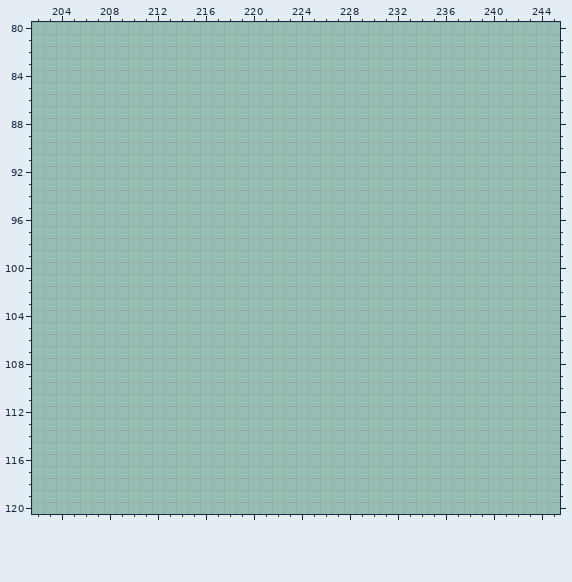
Two states of a pixel-art file, work/tileset.aseprite. The first picture shows the starting point.
256x256 pixels, 1 frame. Shown: x 202..245, y 80..120. The commit also changed other parts of the picture, which this record leaves out.
The result:
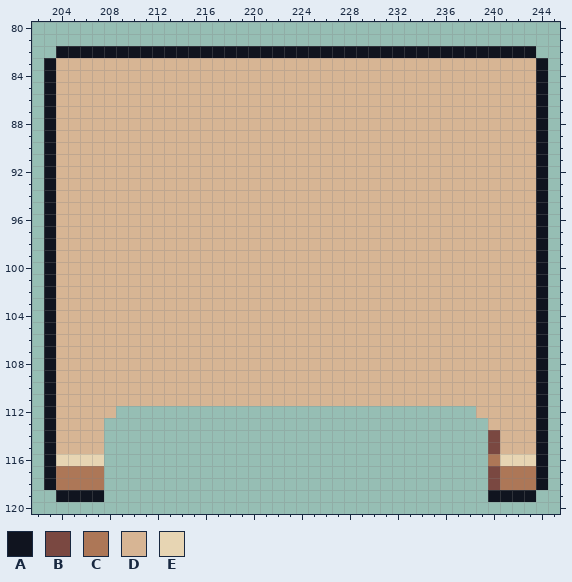
Palette (. is transparent): A #10141f  B #7a4841  C #ad7757  D #d7b594  E #e7d5b3
The edit:
--- layer "Tileset"
@@ x 202..245 @@
  81 ............................................
- 82 ............................................
- 83 ............................................
- 84 ............................................
- 85 ............................................
- 86 ............................................
- 87 ............................................
- 88 ............................................
- 89 ............................................
- 90 ............................................
- 91 ............................................
- 92 ............................................
- 93 ............................................
- 94 ............................................
- 95 ............................................
- 96 ............................................
- 97 ............................................
- 98 ............................................
- 99 ............................................
-100 ............................................
-101 ............................................
-102 ............................................
-103 ............................................
-104 ............................................
-105 ............................................
-106 ............................................
-107 ............................................
-108 ............................................
-109 ............................................
-110 ............................................
-111 ............................................
-112 ............................................
-113 ............................................
-114 ............................................
-115 ............................................
-116 ............................................
-117 ............................................
-118 ............................................
-119 ............................................
+ 82 ..AAAAAAAAAAAAAAAAAAAAAAAAAAAAAAAAAAAAAAAA..
+ 83 .ADDDDDDDDDDDDDDDDDDDDDDDDDDDDDDDDDDDDDDDDA.
+ 84 .ADDDDDDDDDDDDDDDDDDDDDDDDDDDDDDDDDDDDDDDDA.
+ 85 .ADDDDDDDDDDDDDDDDDDDDDDDDDDDDDDDDDDDDDDDDA.
+ 86 .ADDDDDDDDDDDDDDDDDDDDDDDDDDDDDDDDDDDDDDDDA.
+ 87 .ADDDDDDDDDDDDDDDDDDDDDDDDDDDDDDDDDDDDDDDDA.
+ 88 .ADDDDDDDDDDDDDDDDDDDDDDDDDDDDDDDDDDDDDDDDA.
+ 89 .ADDDDDDDDDDDDDDDDDDDDDDDDDDDDDDDDDDDDDDDDA.
+ 90 .ADDDDDDDDDDDDDDDDDDDDDDDDDDDDDDDDDDDDDDDDA.
+ 91 .ADDDDDDDDDDDDDDDDDDDDDDDDDDDDDDDDDDDDDDDDA.
+ 92 .ADDDDDDDDDDDDDDDDDDDDDDDDDDDDDDDDDDDDDDDDA.
+ 93 .ADDDDDDDDDDDDDDDDDDDDDDDDDDDDDDDDDDDDDDDDA.
+ 94 .ADDDDDDDDDDDDDDDDDDDDDDDDDDDDDDDDDDDDDDDDA.
+ 95 .ADDDDDDDDDDDDDDDDDDDDDDDDDDDDDDDDDDDDDDDDA.
+ 96 .ADDDDDDDDDDDDDDDDDDDDDDDDDDDDDDDDDDDDDDDDA.
+ 97 .ADDDDDDDDDDDDDDDDDDDDDDDDDDDDDDDDDDDDDDDDA.
+ 98 .ADDDDDDDDDDDDDDDDDDDDDDDDDDDDDDDDDDDDDDDDA.
+ 99 .ADDDDDDDDDDDDDDDDDDDDDDDDDDDDDDDDDDDDDDDDA.
+100 .ADDDDDDDDDDDDDDDDDDDDDDDDDDDDDDDDDDDDDDDDA.
+101 .ADDDDDDDDDDDDDDDDDDDDDDDDDDDDDDDDDDDDDDDDA.
+102 .ADDDDDDDDDDDDDDDDDDDDDDDDDDDDDDDDDDDDDDDDA.
+103 .ADDDDDDDDDDDDDDDDDDDDDDDDDDDDDDDDDDDDDDDDA.
+104 .ADDDDDDDDDDDDDDDDDDDDDDDDDDDDDDDDDDDDDDDDA.
+105 .ADDDDDDDDDDDDDDDDDDDDDDDDDDDDDDDDDDDDDDDDA.
+106 .ADDDDDDDDDDDDDDDDDDDDDDDDDDDDDDDDDDDDDDDDA.
+107 .ADDDDDDDDDDDDDDDDDDDDDDDDDDDDDDDDDDDDDDDDA.
+108 .ADDDDDDDDDDDDDDDDDDDDDDDDDDDDDDDDDDDDDDDDA.
+109 .ADDDDDDDDDDDDDDDDDDDDDDDDDDDDDDDDDDDDDDDDA.
+110 .ADDDDDDDDDDDDDDDDDDDDDDDDDDDDDDDDDDDDDDDDA.
+111 .ADDDDDDDDDDDDDDDDDDDDDDDDDDDDDDDDDDDDDDDDA.
+112 .ADDDDD..............................DDDDDA.
+113 .ADDDD................................DDDDA.
+114 .ADDDD................................BDDDA.
+115 .ADDDD................................BDDDA.
+116 .AEEEE................................CEEEA.
+117 .ACCCC................................BCCCA.
+118 .ACCCC................................BCCCA.
+119 ..AAAA................................AAAA..
 120 ............................................
